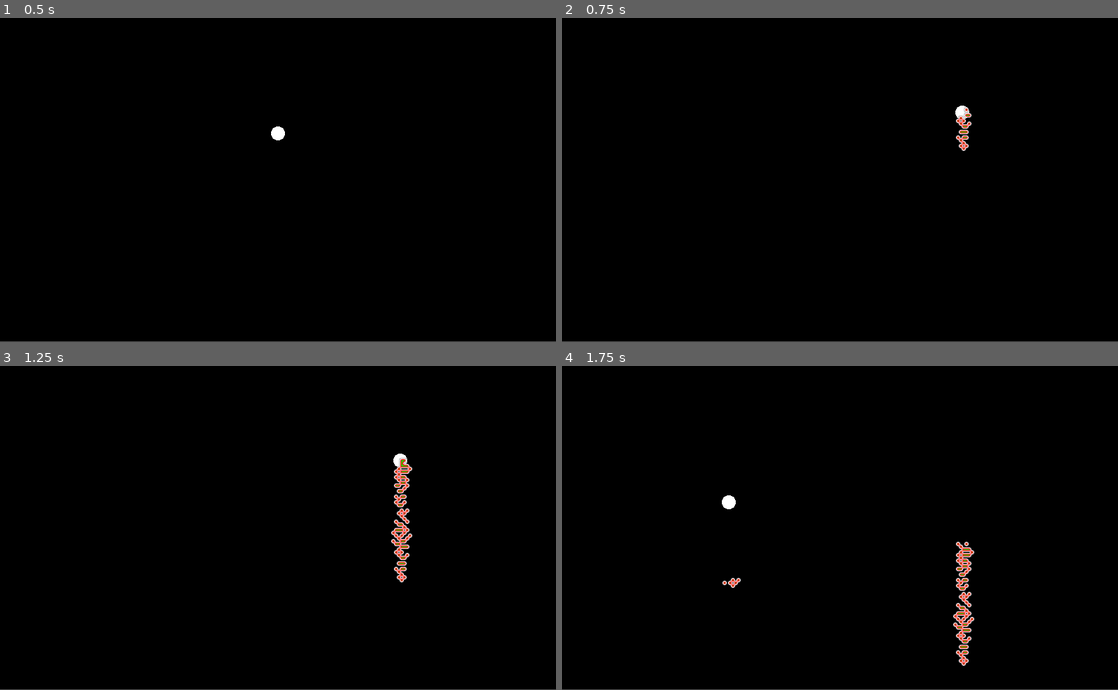
Above: before the commit, frames 1-4 (two rows, left to right).
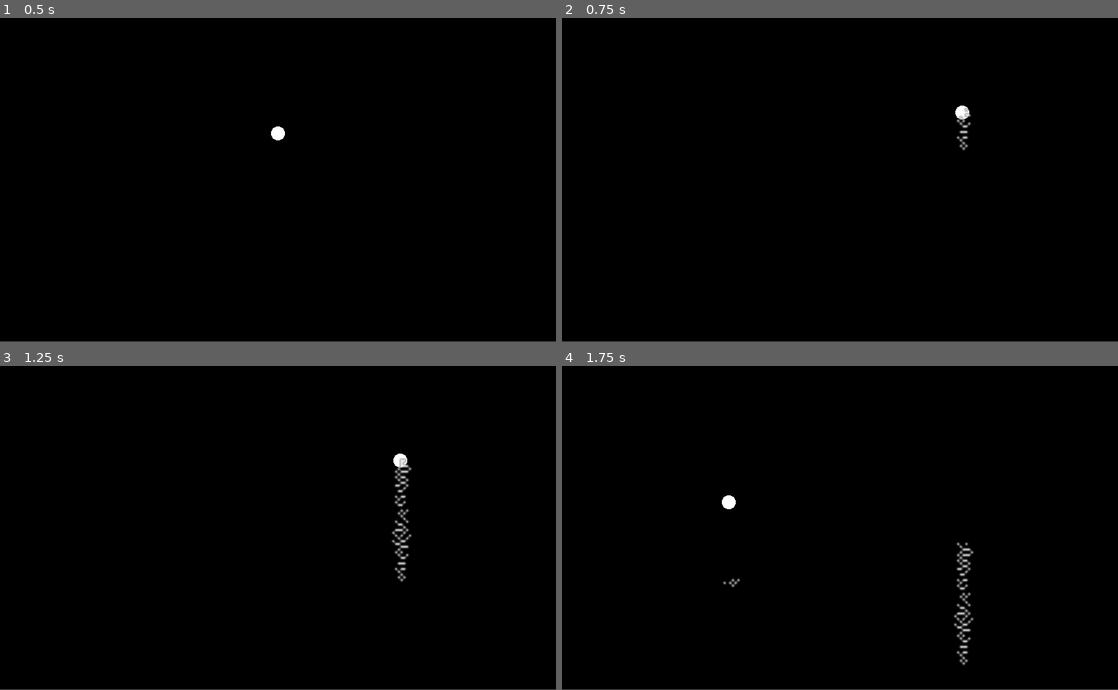
Above: after the commit, the same moments.

Repository: KunkelAlexander/neon-sand
Game: Godot game, scene res://scenes/cursor.tscn
Same seed, same stepped clock (60 frames per second), same inputs: the game is played once before the commit and once after it.
Inputs (mouse positions are in pixels of both pictures, inside the frame that each line leads up to):
- Up to frame 1 (0.5 s): no input
- Up to frame 2 (0.75 s): tap Enter at 0.5 s; move the mouse to (962, 111) at 0.52 s; press the mouse at (962, 111) at 0.53 s
- Up to frame 3 (1.25 s): no input
- Up to frame 4 (1.75 s): move the mouse to (728, 502) at 1.27 s; release the mouse at (728, 502) at 1.28 s; tap 1 (press_1) at 1.35 s

Frame 1 is identical in both runs. In frame 2, 0.2% of the frame differs, in the area x 70-74%, y 27-42%; in frame 3, 0.8%; in frame 4, 0.9%, in the area x 28-75%, y 54-93%.

Commit message:
Fix colours

Diff:
--- a/scripts/gpu_renderer.gd
+++ b/scripts/gpu_renderer.gd
@@ -78,7 +78,7 @@
 	data.resize(Global.WIDTH * Global.HEIGHT)
 
 	for i in range(Global.WIDTH * Global.HEIGHT):
-		data[i] = updated_grid[i] * 255
+		data[i] = int(updated_grid[i] / 3.0 * 255)
 
 	type_image.set_data(Global.WIDTH, Global.HEIGHT, false, Image.FORMAT_R8, data)
 	type_texture.update(type_image)
